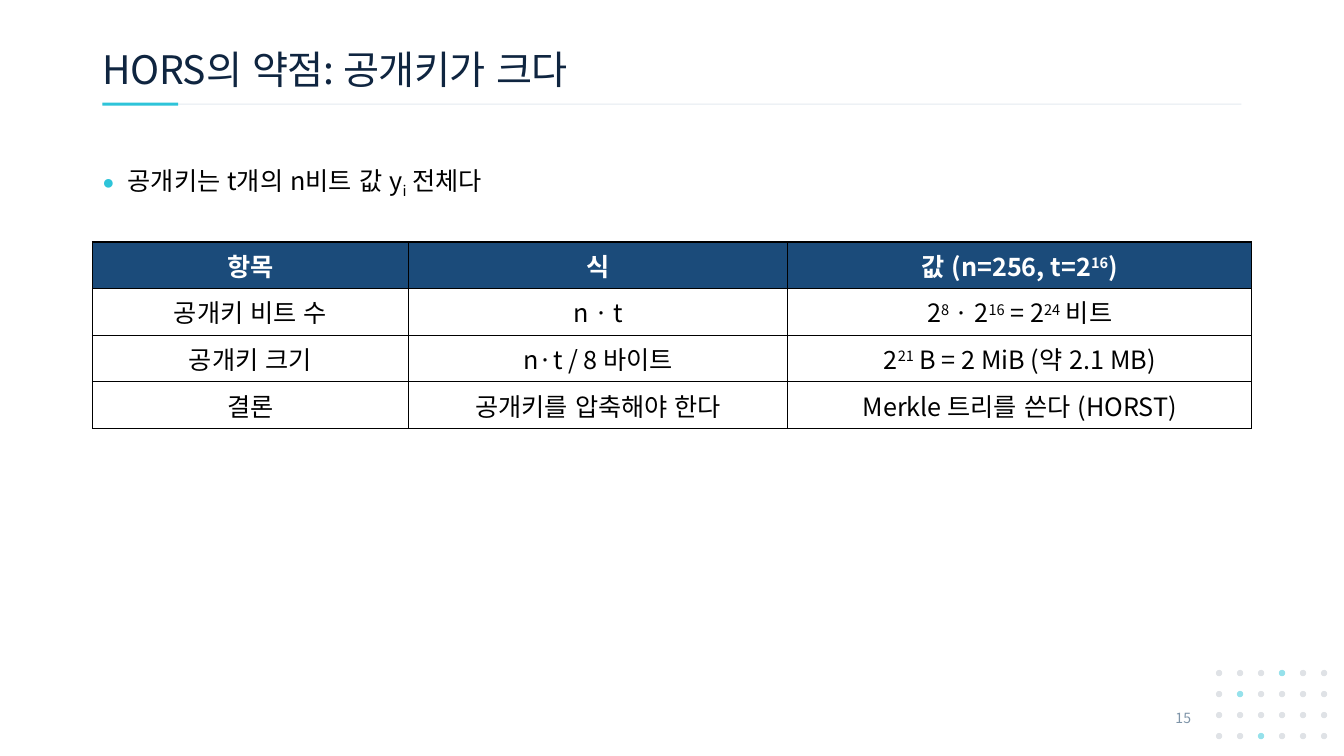
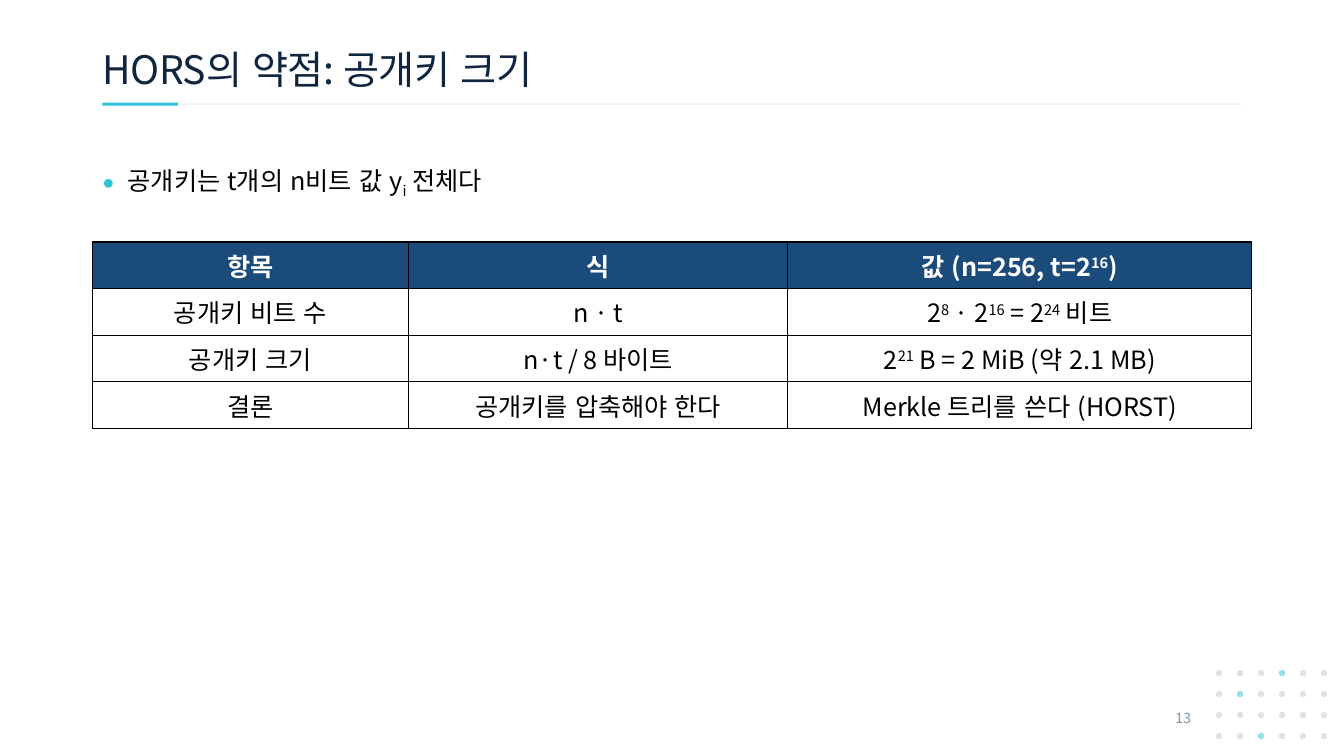
Before and after one commit to giyuubin/PQC, a slide deck: slide 13 of presentation/1007_18_SPHINCS-FTS-and-Virtual-Hypertree.pptx (slide 15 before the commit). Drawn at 1344x756 pixels with LibreOffice and Linux fonts; fonts in the diff are those of the drawing. Boxes give left, top, right and bottom in pixels: in the first picture for what was removed or moved away, otherwise in the second. Text is boxed around its words. In the diff, an @@ line names an element or a change of style, - is before the commit and + after.

```diff
--- a/presentation/1007_18_SPHINCS-FTS-and-Virtual-Hypertree.pptx
+++ b/presentation/1007_18_SPHINCS-FTS-and-Virtual-Hypertree.pptx
@@ title at <box>102,51,532,87</box>: text changed @@
-HORS의 약점: 공개키가 크다
+HORS의 약점: 공개키 크기
@@ page number at <box>1175,712,1191,723</box>: text changed @@
-15
+13
```
Also in this commit, not shown: 21 other slides changed, 3 slides added, 8 slides removed.
